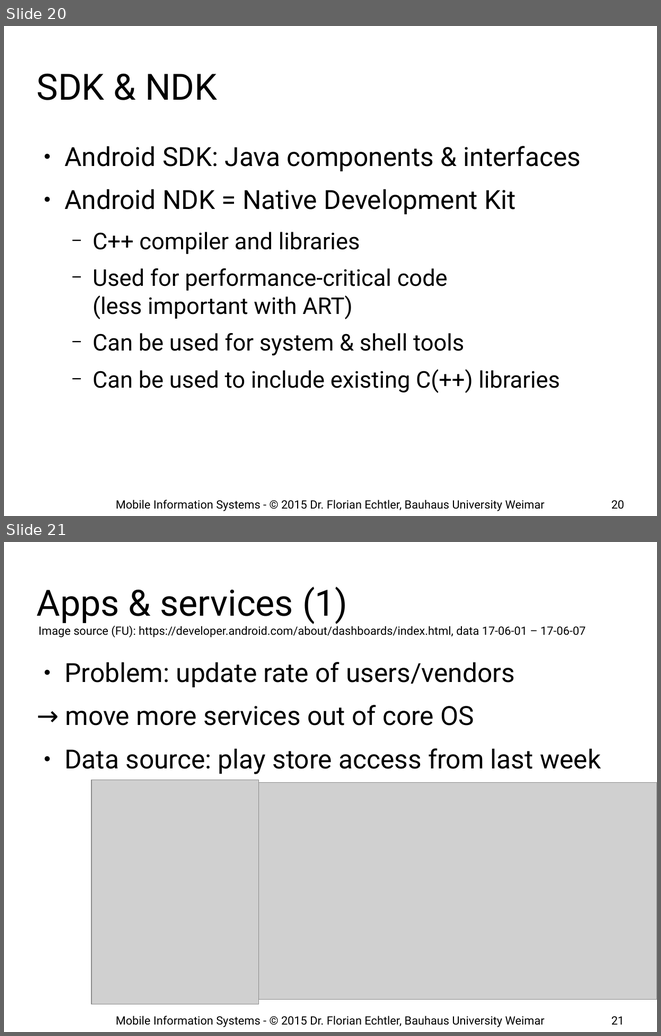
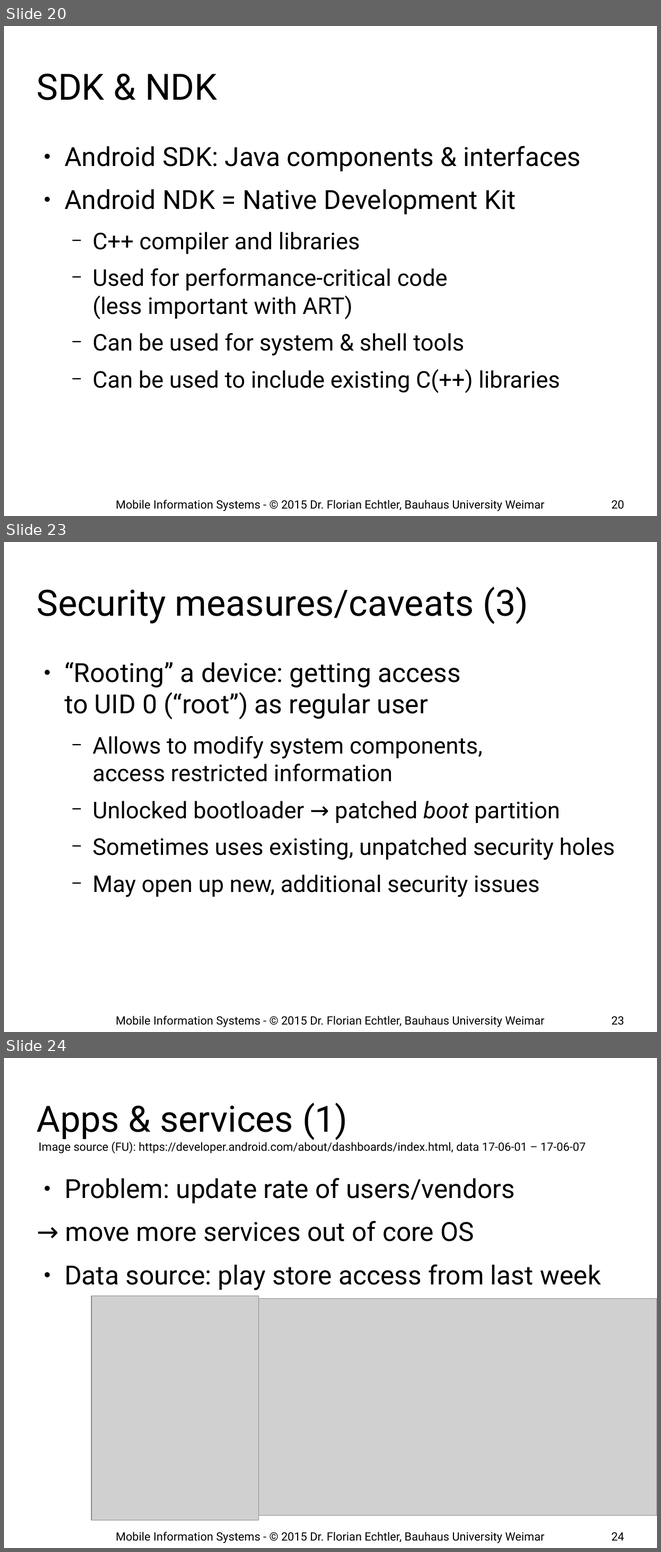
Before and after one commit to floe/mobile-information-systems, a slide deck: 10-android-internals.odp. Shown one above the other, each under a label of ours: slides 20 and 21 before the commit, slides 20, 23 and 24 after it; the slides between them are not shown. The pictures are 661x1036 and 661x1552 pixels, drawn with LibreOffice and Linux fonts; fonts in the diff are those of the drawing; grey boxes stand for pictures; background and template pictures are left out. Boxes give left, top, right and bottom in pixels: in the first picture for what was removed or moved away, otherwise in the second. Text is boxed around its words. In the diff, an @@ line names an element or a change of style, - is before the commit and + after.

```diff
--- a/10-android-internals.odp
+++ b/10-android-internals.odp
@@ slide 23 added at box(4, 542, 657, 1032), background #FFFFFF @@
@@ title added at box(37, 587, 528, 624), 44 pt, text #000000 @@
+Security measures/caveats (3)
@@ text added at box(64, 662, 615, 897), 28 pt, text #000000 @@
+● “Rooting” a device: getting access to UID 0 (“root”) as regular user
+  − Allows to modify system components, access restricted information
+  − Unlocked bootloader → patched boot partition
+  − Sometimes uses existing, unpatched security holes
+  − May open up new, additional security issues
@@ text added at box(116, 1015, 545, 1027), 14 pt, text #000000 @@
+Mobile Information Systems - © 2015 Dr. Florian Echtler, Bauhaus University Weimar
@@ page number added at box(611, 1016, 624, 1025), 14 pt, text #000000 @@
+23
@@ what was slide 21 is now slide 24 @@
@@ page number at box(611, 1532, 624, 1540): text changed @@
-21
+24
```
Also in this commit, not shown: 2 slides changed, 2 other slides added.
